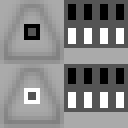
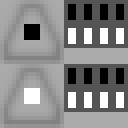
Before/after of a 128 x 128 layered artwork. What changed in the layer stack:
painted on "Background" over left=28, top=28, right=36, bottom=100
